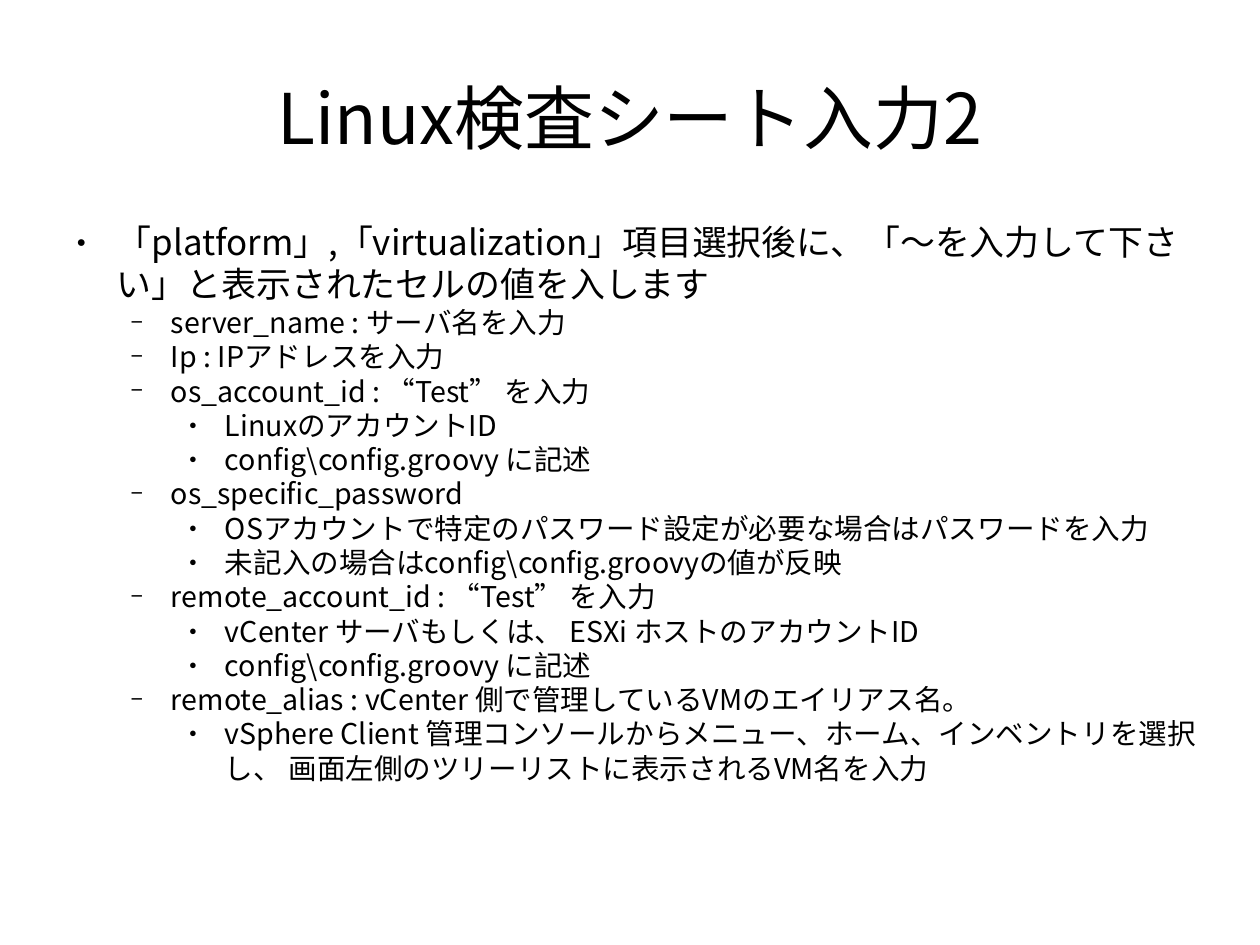
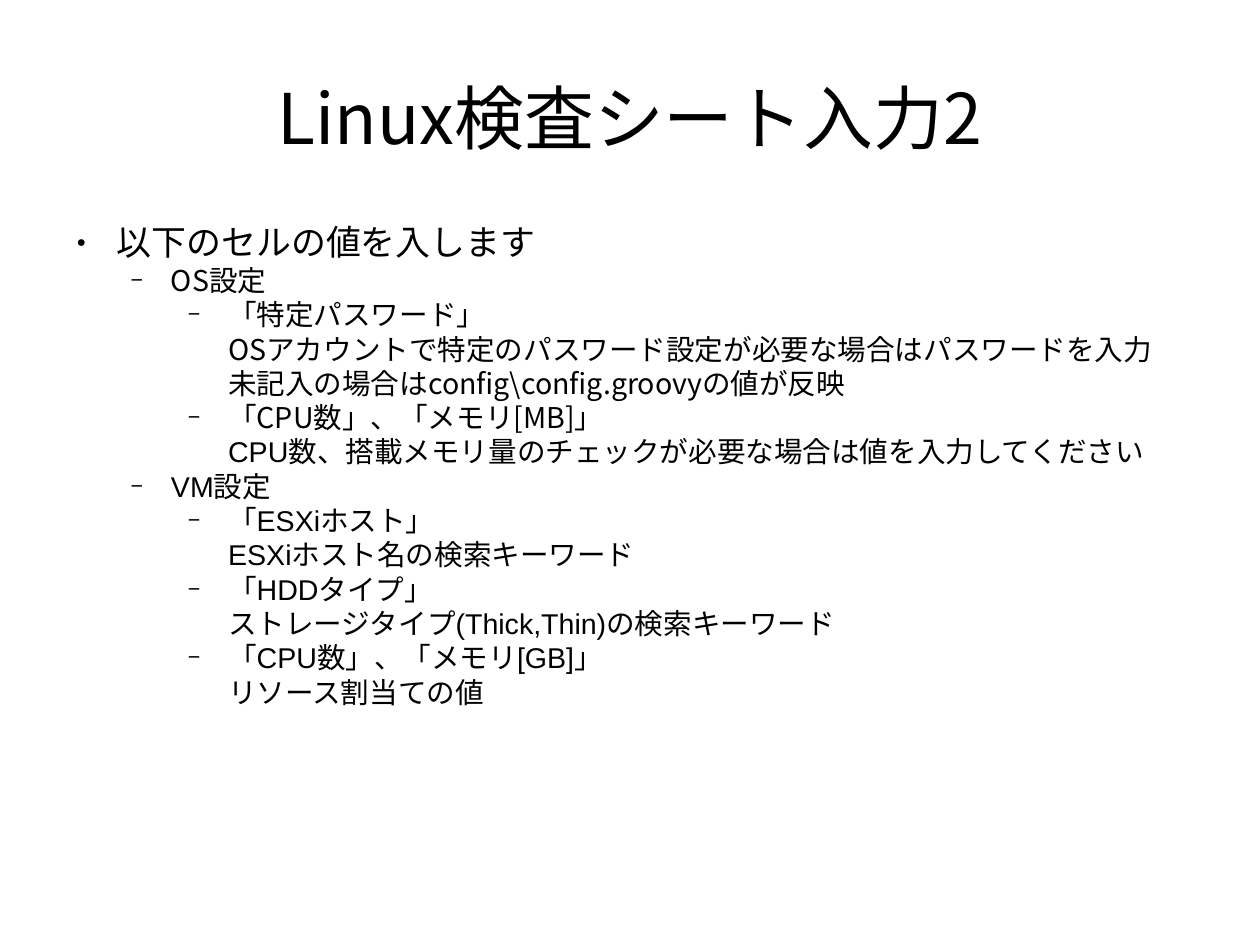
Before and after one commit to frsw3nr/gradle-server-acceptance, a slide deck: slide 22 of docs/jp/tutorial_test_pc.pptx. Drawn at 1260x945 pixels with LibreOffice and Linux fonts; fonts in the diff are those of the drawing. Boxes give left, top, right and bottom in pixels: in the first picture for what was removed or moved away, otherwise in the second. Text is boxed around its words. In the diff, an @@ line names an element or a change of style, - is before the commit and + after.

```diff
--- a/docs/jp/tutorial_test_pc.pptx
+++ b/docs/jp/tutorial_test_pc.pptx
@@ text at <box>117,225,1152,706</box>: text changed; font Noto Sans CJK JP to Arial @@
-● 「platform」,「virtualization」項目選択後に、「～を入力して下さい」と表示されたセルの値を入します
-  − server_name : サーバ名を入力
-  − Ip : IPアドレスを入力
-  − os_account_id : “Test” を入力
-    ● LinuxのアカウントID
-    ● config\config.groovy に記述
-  − os_specific_password
-    ● OSアカウントで特定のパスワード設定が必要な場合はパスワードを入力
-    ● 未記入の場合はconfig\config.groovyの値が反映
-  − remote_account_id : “Test” を入力
-    ● vCenter サーバもしくは、 ESXi ホストのアカウントID
-    ● config\config.groovy に記述
-  − remote_alias : vCenter 側で管理しているVMのエイリアス名。
-    ● vSphere Client 管理コンソールからメニュー、ホーム、インベントリを選択し、 画面左側のツリーリストに表示されるVM名を入力
+● 以下のセルの値を入します
+  − OS設定
+    − 「特定パスワード」
+      OSアカウントで特定のパスワード設定が必要な場合はパスワードを入力
+      未記入の場合はconfig\config.groovyの値が反映
+    − 「CPU数」、「メモリ[MB]」
+      CPU数、搭載メモリ量のチェックが必要な場合は値を入力してください
+  − VM設定
+    − 「ESXiホスト」
+      ESXiホスト名の検索キーワード
+    − 「HDDタイプ」
+      ストレージタイプ(Thick,Thin)の検索キーワード
+    − 「CPU数」、「メモリ[GB]」
+      リソース割当ての値
```
Also in this commit, not shown: 19 other slides changed, 4 slides added, 5 slides removed, 17 other files.
